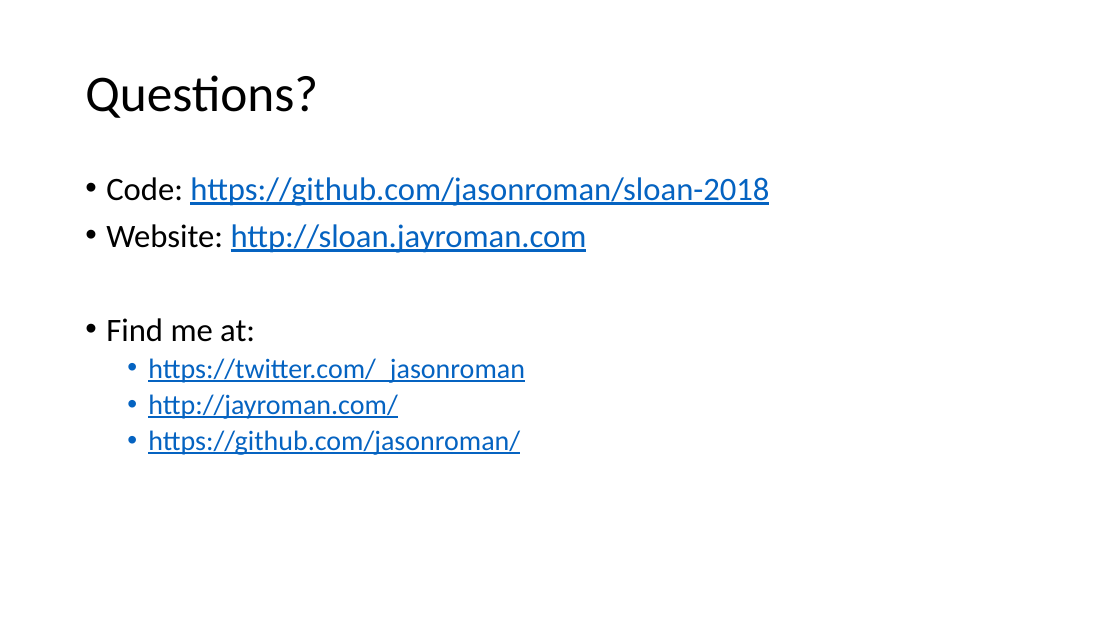
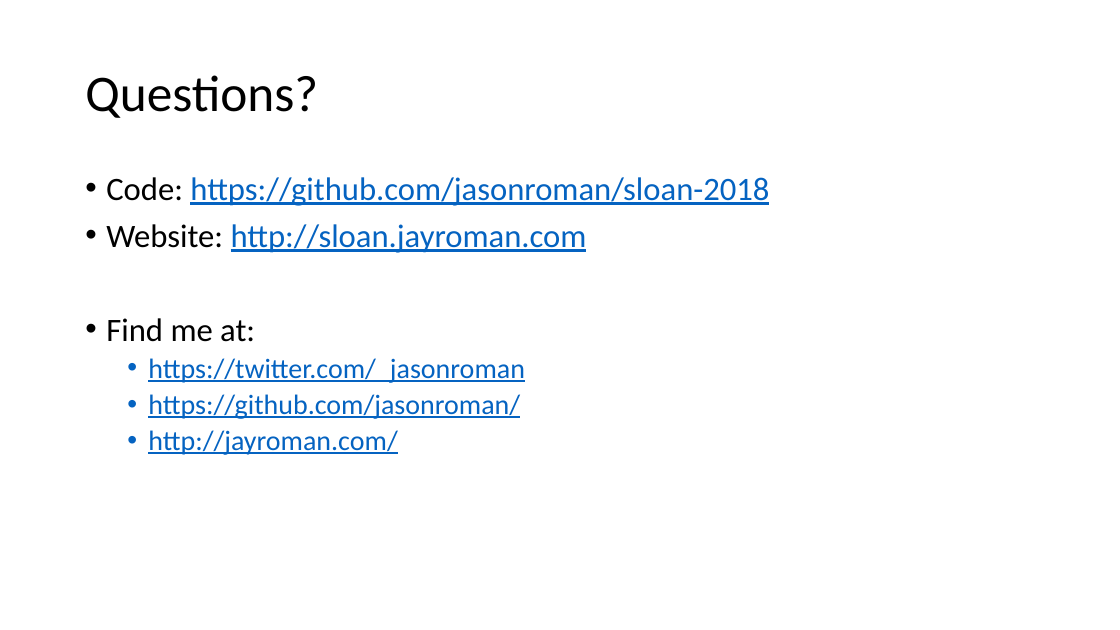
Before and after one commit to jasonroman/sloan-2018, a slide deck: slide 14 of presentation/rest-api-json-graphing.pptx (slide 13 before the commit). Drawn at 1120x630 pixels with LibreOffice and Linux fonts; fonts in the diff are those of the drawing. Boxes give left, top, right and bottom in pixels: in the first picture for what was removed or moved away, otherwise in the second. Text is boxed around its words. In the diff, an @@ line names an element or a change of style, - is before the commit and + after.

```diff
--- a/presentation/rest-api-json-graphing.pptx
+++ b/presentation/rest-api-json-graphing.pptx
@@ text at (x1=148, y1=394, x2=520, y2=419): paragraph added @@
+  • https://github.com/jasonroman/
@@ text at (x1=148, y1=430, x2=520, y2=455): paragraph removed @@
-  • https://github.com/jasonroman/
```
Also in this commit, not shown: 2 other slides changed, 1 slide added.
